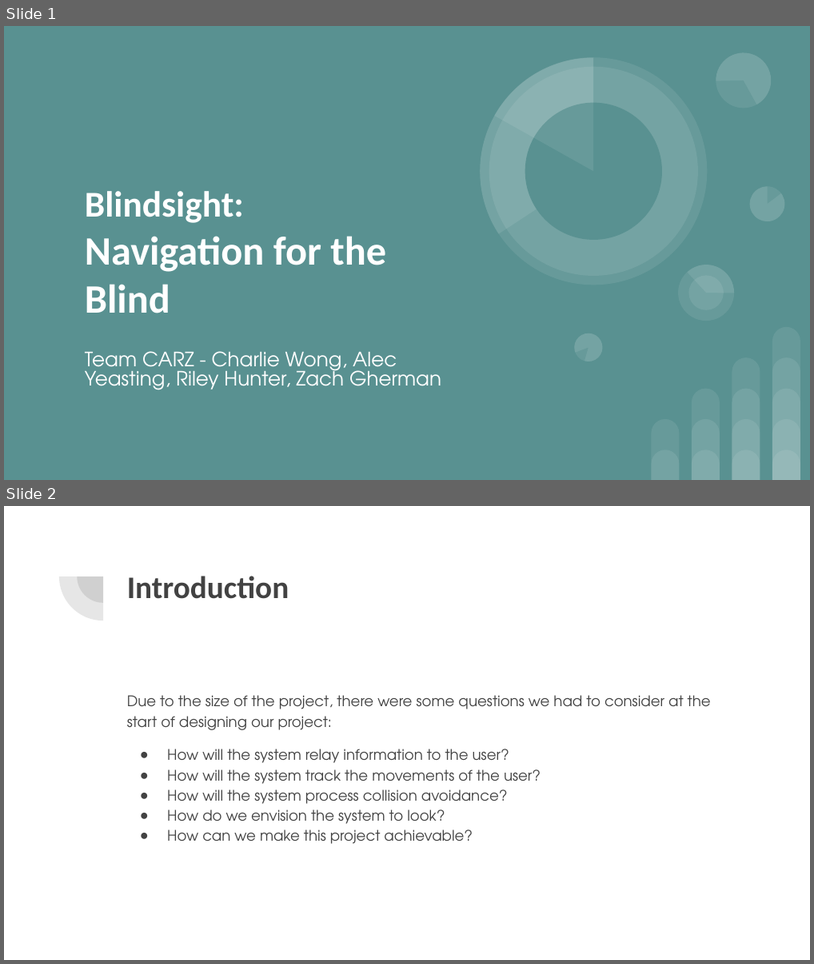
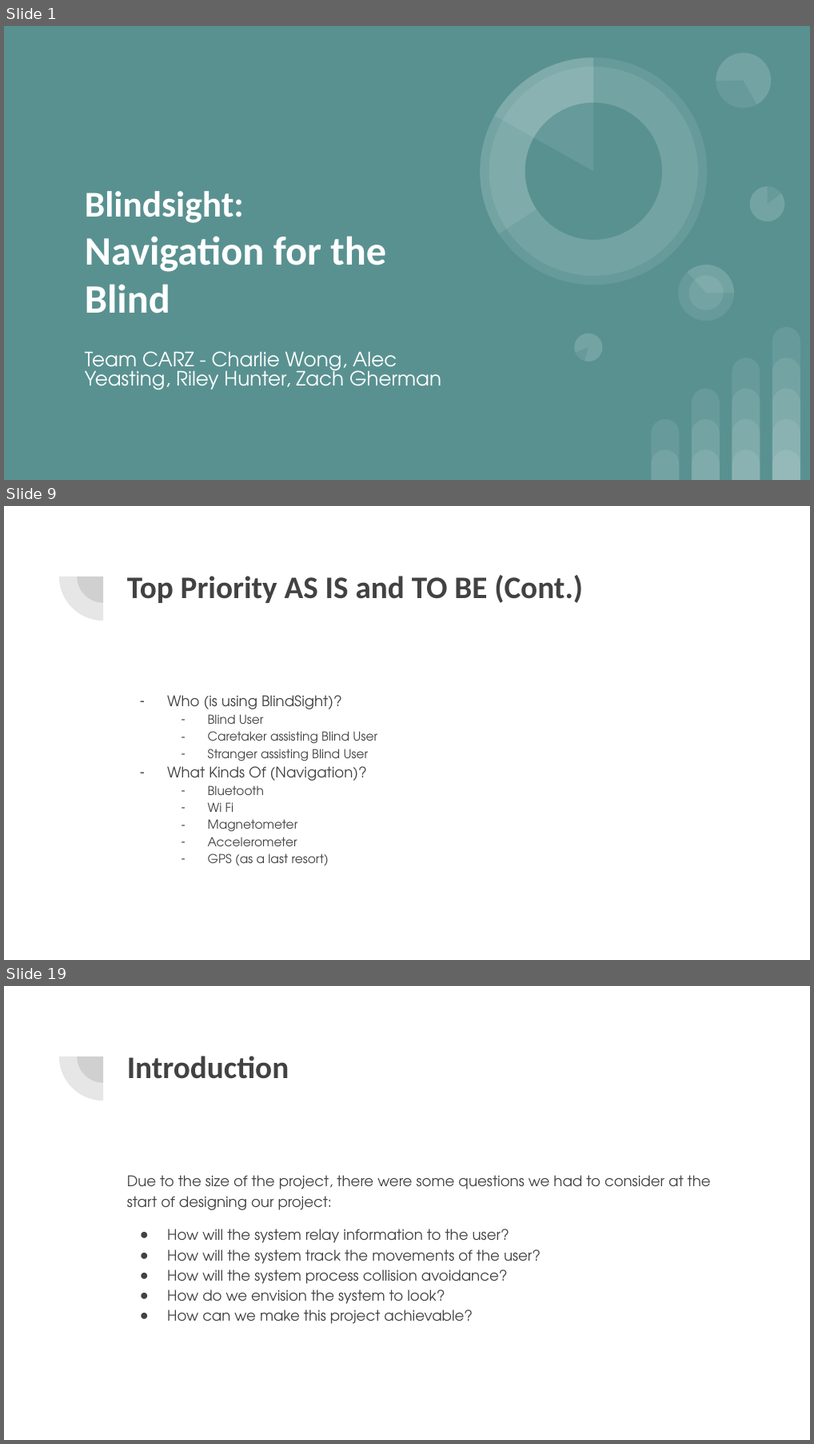
Before and after one commit to awyeasting/BlindSight, a slide deck: Documents/October Presentation.pptx. Shown one above the other, each under a label of ours: slides 1 and 2 before the commit, slides 1, 9 and 19 after it; the slides between them are not shown. The pictures are 814x964 and 814x1444 pixels, drawn with LibreOffice and Linux fonts; fonts in the diff are those of the drawing. Boxes give left, top, right and bottom in pixels: in the first picture for what was removed or moved away, otherwise in the second. Text is boxed around its words. In the diff, an @@ line names an element or a change of style, - is before the commit and + after.

```diff
--- a/Documents/October Presentation.pptx
+++ b/Documents/October Presentation.pptx
@@ slide 9 added at [4,506,810,960], background #FFFFFF; not listed: 2 template elements that a slide beside it also shows @@
@@ title added at [127,575,583,603], 28 pt, text #424242, bold @@
+Top Priority AS IS and TO BE (Cont.)
@@ text added at [167,695,378,865], 11 pt, text #424242 @@
+– Who (is using BlindSight)?
+  – Blind User
+  – Caretaker assisting Blind User
+  – Stranger assisting Blind User
+– What Kinds Of (Navigation)?
+  – Bluetooth
+  – Wi Fi
+  – Magnetometer
+  – Accelerometer
+  – GPS (as a last resort)
@@ what was slide 2 is now slide 19 @@
```
Also in this commit, not shown: 16 other slides added.
